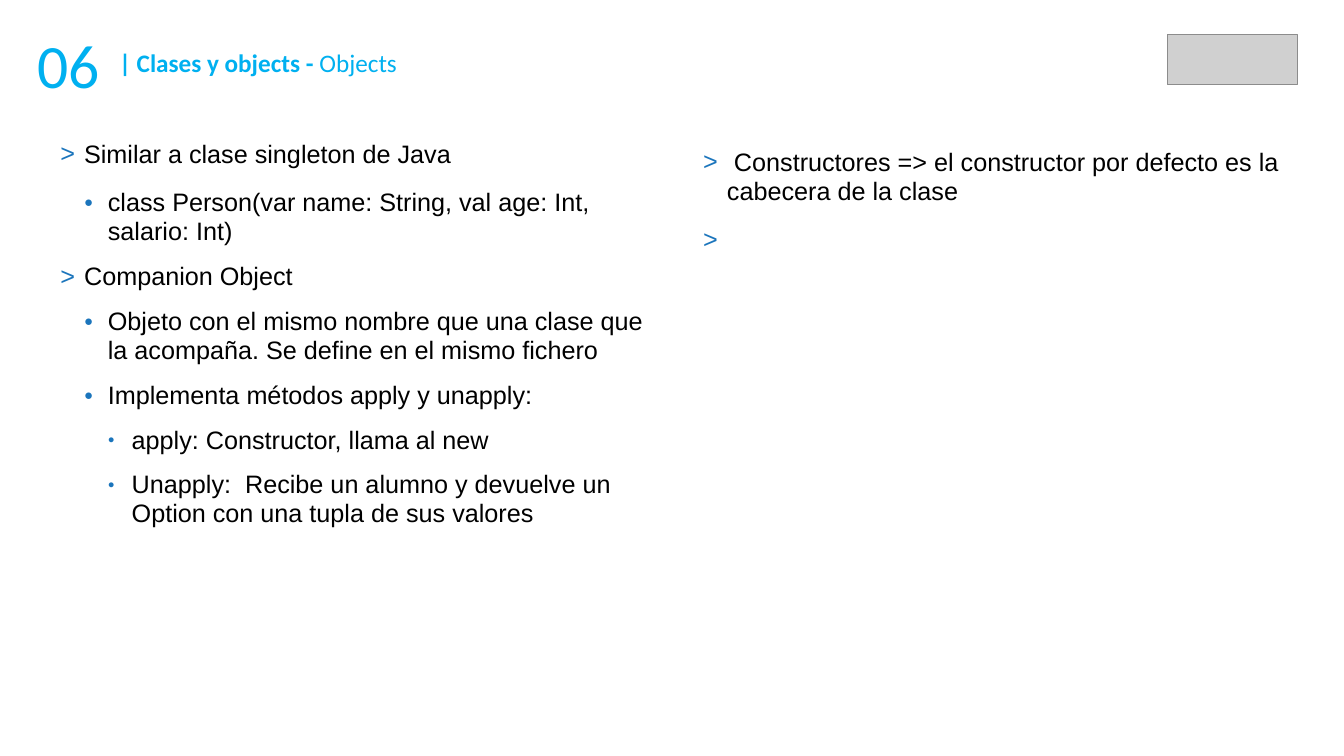
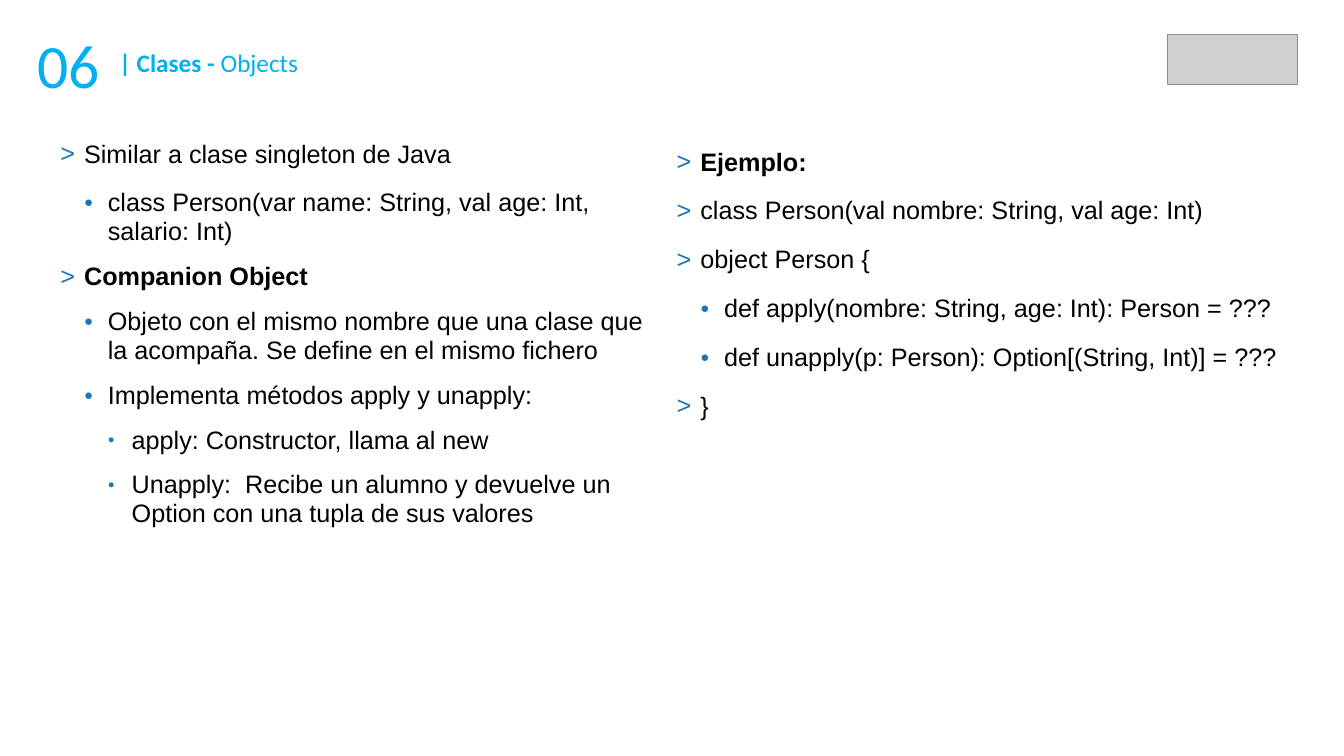
Before and after one commit to DaniGCaff/cursoScalaMay18, a slide deck: slide 18 of guiones/dia2.odp. Drawn at 1344x756 pixels with LibreOffice and Linux fonts; fonts in the diff are those of the drawing; grey boxes stand for pictures. Boxes give left, top, right and bottom in pixels: in the first picture for what was removed or moved away, otherwise in the second. Text is boxed around its words. In the diff, an @@ line names an element or a change of style, - is before the commit and + after.

```diff
--- a/guiones/dia2.odp
+++ b/guiones/dia2.odp
@@ text at <box>137,54,298,77</box>: text changed @@
-| Clases y objects - Objects
+| Clases - Objects
@@ text at <box>700,152,1205,371</box>: text changed @@
-> Constructores => el constructor por defecto es la cabecera de la clase
+> Ejemplo:
+> class Person(val nombre: String, val age: Int)
+> object Person {
+  ● def apply(nombre: String, age: Int): Person = ???
+  ● def unapply(p: Person): Option[(String, Int)] = ???
+> }
@@ text at <box>84,266,307,291</box>: bold on in "Companion Object" @@
```
Also in this commit, not shown: 3 other slides changed, 4 slides added, 8 other files.
